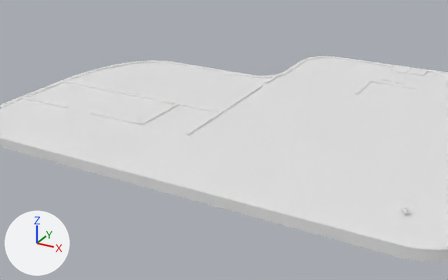
Two versions of the Blender file Assets/Levels/level1.blend, one commit apart.
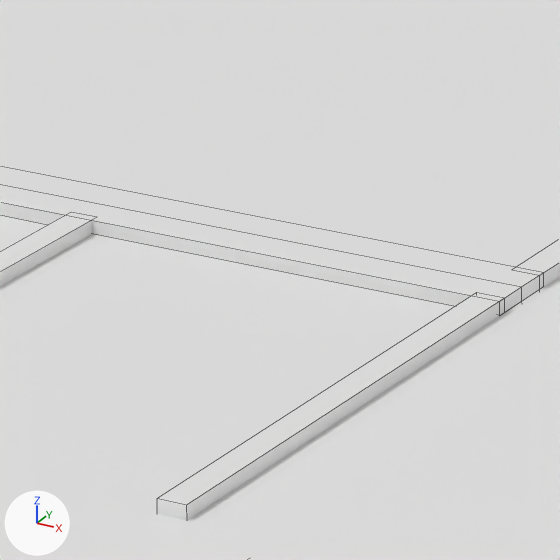
The first picture shows the older version from a 50 mm lens placed at (94.0, -369.0, 136.0), pointed at (-80.0, -54.0, -22.0). The close-ups show both versions on the part from 38% to 51% of the width and 29% to 50% of the height of that picture. Every picture has the same lights, and +X, +Y and +Z are marked at lower left. The close-ups show mesh edges as thin lines.
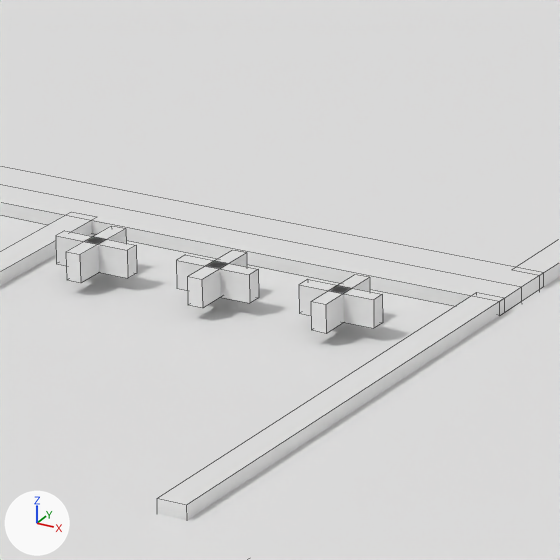
Changed parts and their boxes (x1, y1, x2, y2) in the close-ups (560 x 560 px):
'Cube.004', moved, rescaled (not visible before): after (299, 279, 383, 328)
'Cube.016', added: after (176, 255, 259, 303)
'Cube.014', added: after (56, 231, 137, 278)
'Cube.005', moved, rescaled (not visible before): after (311, 275, 370, 333)
'Cube.017', added: after (187, 250, 247, 308)
'Cube.015', added: after (66, 226, 126, 283)

The edits, one by one:
Object 'Cube.004' (ob_cube_004) moves from (51.53, -136.52, 5.7) to (-78.11, -80.52, 5.7).
Object 'Cube.004' (ob_cube_004) is rescaled from (0.395, 1.99, 0.704) to (-0.526, -2.64, -0.936).
Object 'Cube.005' (ob_cube_005) moves from (51.53, -136.52, 5.7) to (-78.11, -80.52, 5.7).
Object 'Cube.005' (ob_cube_005) is rescaled from (0.395, 1.99, 0.704) to (-0.526, -2.64, -0.936).
Object 'Cube.017' (ob_cube_017) is new; it shows a copy of the mesh of ob_cube_011.
Its location is (-86.93, -80.52, 5.7).
Its scale is (-0.526, -2.64, -0.936).
Object 'Cube.016' (ob_cube_016) is new; it shows a copy of the mesh of ob_cube_011.
Its location is (-86.93, -80.52, 5.7).
Its rotation in degrees is (0, 0, 90).
Its scale is (-0.526, -2.64, -0.936).
Object 'Cube.015' (ob_cube_015) is new; it shows a copy of the mesh of ob_cube_011.
Its location is (-95.8, -80.52, 5.7).
Its scale is (-0.526, -2.64, -0.936).
Object 'Cube.014' (ob_cube_014) is new; it shows a copy of the mesh of ob_cube_011.
Its location is (-95.8, -80.52, 5.7).
Its rotation in degrees is (0, 0, 90).
Its scale is (-0.526, -2.64, -0.936).
